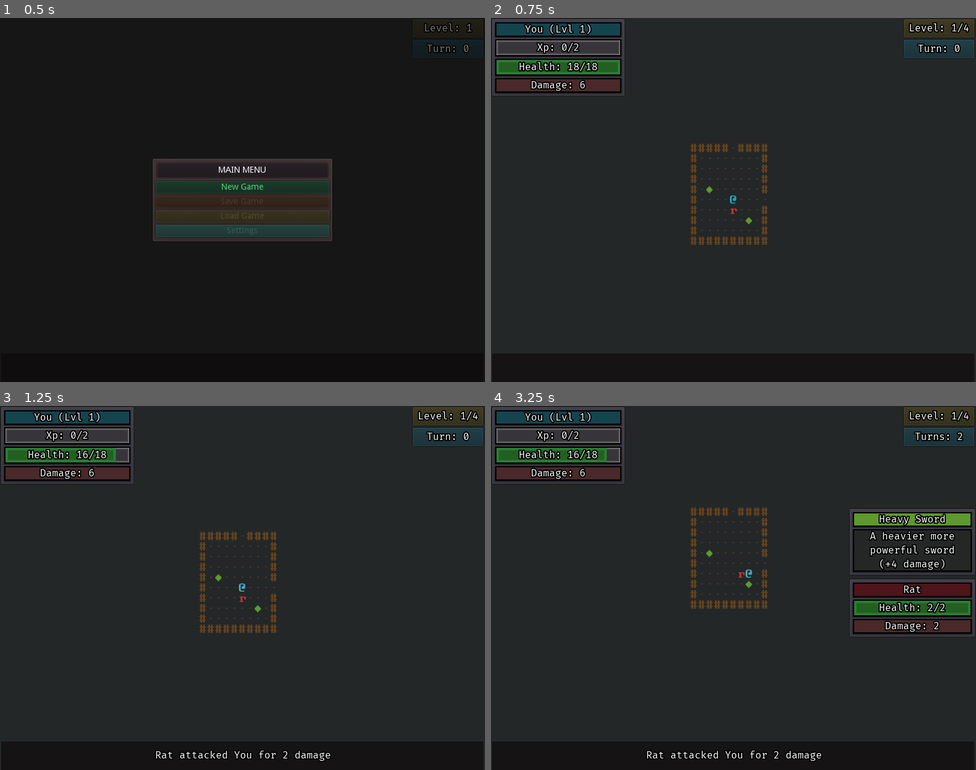
Above: before the commit, frames 1-4 (two rows, left to right).
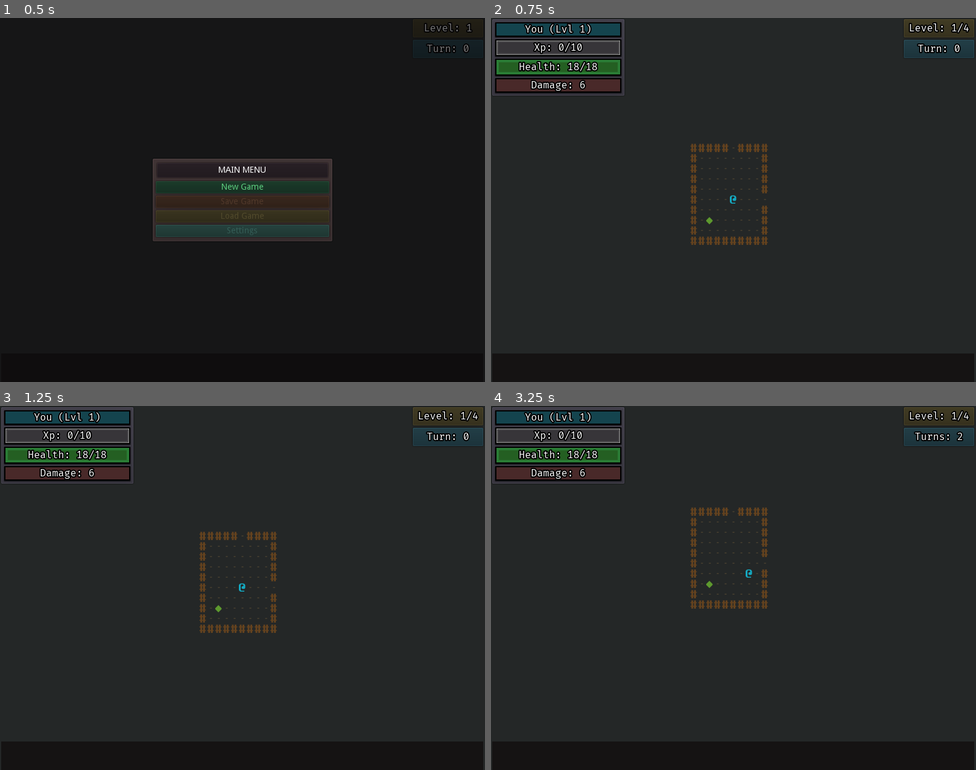
Above: after the commit, the same moments.

Repository: ZenCoderGames/ZRoguelikeGame
Game: Godot game, scene res://scene/main/MainScene.tscn
Same seed, same stepped clock (60 frames per second), same inputs: the game is played once before the commit and once after it.
Inputs:
- Up to frame 1 (0.5 s): no input
- Up to frame 2 (0.75 s): click "New Game" at 0.5 s
- Up to frame 3 (1.25 s): no input
- Up to frame 4 (3.25 s): tap Enter at 1.25, 2.75 s; hold Right (move_right) 1.28-2.03 s; tap S (cam_move_down) at 1.35 s; tap Space at 2 s; hold Down (move_down) 2.03-2.78 s; tap A (cam_move_left) at 2.1 s; hold Right (move_right) from 2.78 s (still down); tap D (cam_move_right) at 2.85 s

Frame 1 is identical in both runs. In frame 2, 0.2% of the frame differs, in the area x 8-54%, y 6-57%; in frame 3, 0.6%; in frame 4, 6.6%, in the area x 8-100%, y 6-98%.

Commit message:
Fix for tuning isses with level up

Diff:
--- a/scene/main/MainScene.tscn
+++ b/scene/main/MainScene.tscn
@@ -43,8 +43,6 @@
 [node name="Battle" type="Node2D" parent="."]
 script = ExtResource( 4 )
 timeBetweenMoves = 0.2
-debugSpawnEnemyInFirstRoom = "RAT"
-debugSpawnItemInFirstRoom = "HEAVY_SWORD"
 
 [node name="PlayerInput" type="Node" parent="Battle"]
 script = ExtResource( 3 )
--- a/scripts/battle/instance/characters/PlayerCharacter.gd
+++ b/scripts/battle/instance/characters/PlayerCharacter.gd
@@ -8,7 +8,7 @@
 signal OnXPGained()
 signal OnLevelUp()
 
-var levelXpList:Array = [0, 2, 25, 50, 100, 200, 400, 800, 1600]
+var levelXpList:Array = [0, 10, 25, 50, 100, 200, 400, 800, 1600]
 var xp:int = 0
 var currentLevel:int = 0
 
--- a/scripts/battle/ui/CharacterUI.gd
+++ b/scripts/battle/ui/CharacterUI.gd
@@ -82,11 +82,14 @@
 	if isPlayer:
 		var playerChar:PlayerCharacter = character as PlayerCharacter
 		nameLabel.text = str(character.displayName, " (Lvl ", playerChar.get_level()+1, ")")
+		var xpToLevelUp:float = float(playerChar.get_xp_to_level_xp())
 		if playerChar.is_at_max_level():
 			xpLabel.text = "Max Level"
 		else:
 			xpLabel.text = str("Xp: ", playerChar.get_xp_from_current_level(), "/", playerChar.get_xp_to_level_xp())
-		var pctXP:float = float(playerChar.get_xp_from_current_level())/float(playerChar.get_xp_to_level_xp())
+		var pctXP:float = 1
+		if xpToLevelUp>0:
+			pctXP = float(playerChar.get_xp_from_current_level())/xpToLevelUp
 		xpBar.value = pctXP * 100
 
 # ITEMS
Not shown, changed: todoProgress.txt
